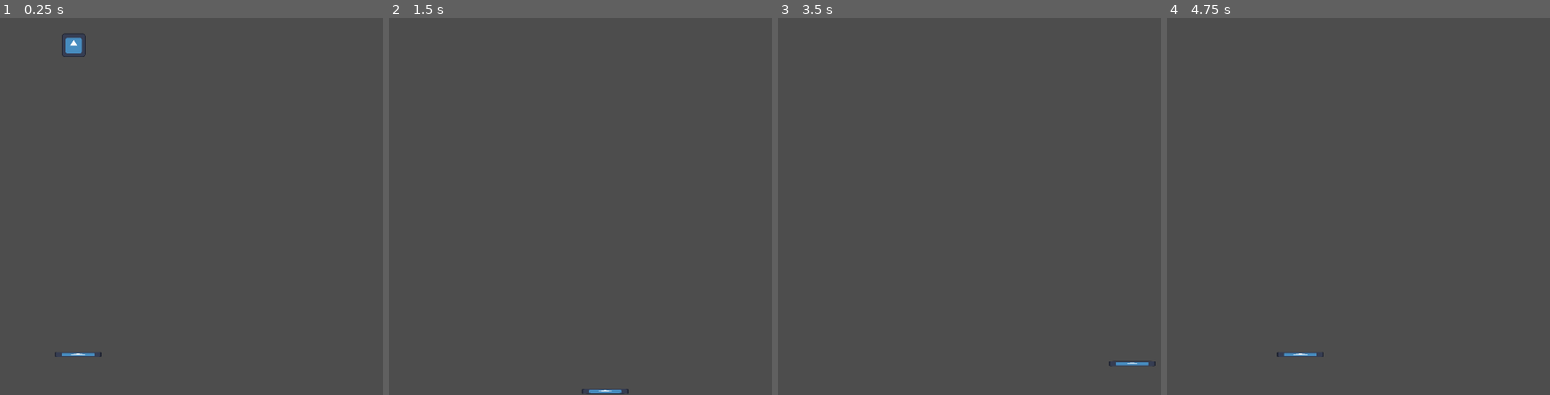
Above: before the commit, frames 1-4 (left to right).
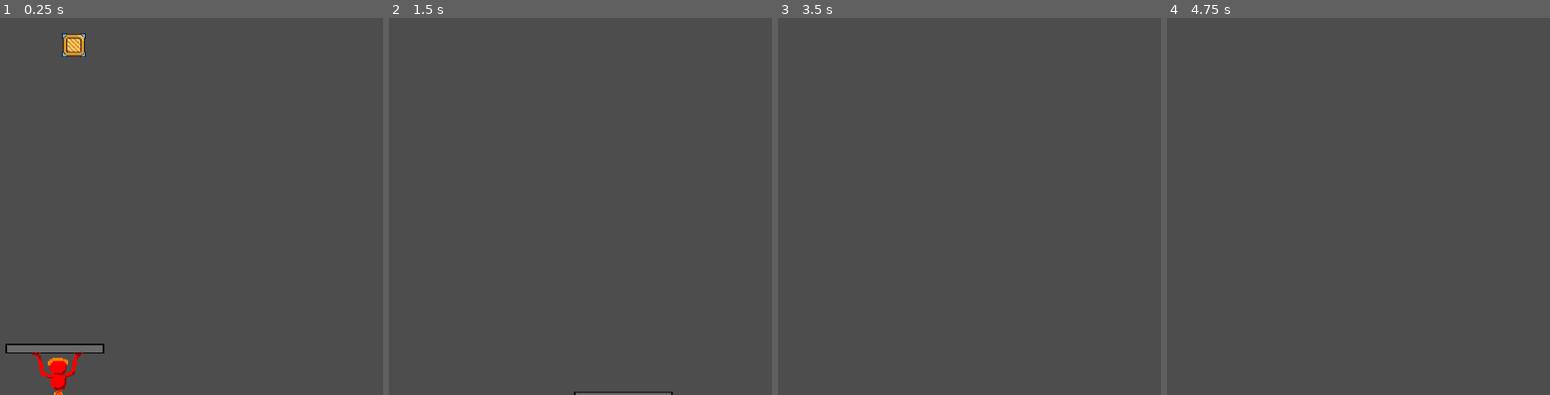
Above: after the commit, the same moments.

Repository: LuK4s09/BalanceBots
Game: Godot game, scene res://main.tscn
Two runs of this game, one before a commit and one after it. Both use one fixed random seed, a clock stepped at 60 frames per second and the inputs below. The engine's default icon, where the game draws it, is replaced by a stand-in: a white triangle on a blue panel in a dark square.
Inputs:
- Up to frame 1 (0.25 s): no input
- Up to frame 2 (1.5 s): hold D (right) 0.53-1.28 s; hold S (down) from 1.28 s (still down)
- Up to frame 3 (3.5 s): tap Enter at 2 s; release S (down) at 2.03 s; hold D (right) 2.03-2.78 s; tap Space at 2.75 s; hold W (up) from 2.78 s (still down)
- Up to frame 4 (4.75 s): tap Enter at 3.5 s; release W (up) at 3.53 s; hold A (left) from 3.53 s (still down); tap Space at 4.25 s

The runs differ from the first frame. In frame 1, 1.6% of the frame differs, in the area x 1-28%, y 3-100%; in frame 2, 0.3%; in frame 3, less than 0.1%; in frame 4, less than 0.1%.

Commit message:
adding first textures

Diff:
--- a/Bot.gd
+++ b/Bot.gd
@@ -1,6 +1,6 @@
 extends CharacterBody2D
 
-var SPEED = 500.0
+var SPEED = 650.0
 var min_y_position = 970
 
 func get_input():
--- a/Package.gd
+++ b/Package.gd
@@ -2,9 +2,8 @@
 
 # Called when the node enters the scene tree for the first time.
 func _ready():
-	pass
+	can_sleep = false
 	#prevents package from freezing in air
-	#can_sleep = false
 
 # Called every frame. 'delta' is the elapsed time since the previous frame.
 func _process(delta):
--- a/main.tscn
+++ b/main.tscn
@@ -1,11 +1,15 @@
-[gd_scene load_steps=7 format=3 uid="uid://m3asolprjd82"]
+[gd_scene load_steps=9 format=3 uid="uid://m3asolprjd82"]
 
 [ext_resource type="Script" path="res://Bot.gd" id="1_2616l"]
-[ext_resource type="Texture2D" uid="uid://i7cbv3lf4avw" path="res://icon.svg" id="2_i7ao5"]
+[ext_resource type="Texture2D" uid="uid://cn42f2ixmamav" path="res://botWip1.png" id="2_3odod"]
 [ext_resource type="Script" path="res://Package.gd" id="3_6ldhq"]
+[ext_resource type="Texture2D" uid="uid://bhmlvnmni1n1t" path="res://Kiste32x32.png" id="4_y08oa"]
 
 [sub_resource type="RectangleShape2D" id="RectangleShape2D_i3l3m"]
-size = Vector2(128, 16)
+size = Vector2(268, 28)
+
+[sub_resource type="PhysicsMaterial" id="PhysicsMaterial_hsrwn"]
+friction = 4.0
 
 [sub_resource type="RectangleShape2D" id="RectangleShape2D_pmq1d"]
 size = Vector2(64, 64)
@@ -16,36 +20,40 @@
 [node name="Main" type="Node2D"]
 
 [node name="Bot" type="CharacterBody2D" parent="."]
-position = Vector2(914, 970)
+position = Vector2(921, 960)
 collision_layer = 3
-collision_mask = 3
 motion_mode = 1
 platform_on_leave = 1
 script = ExtResource("1_2616l")
 
 [node name="BotCollisionShape2D" type="CollisionShape2D" parent="Bot"]
+position = Vector2(-70, -6)
 shape = SubResource("RectangleShape2D_i3l3m")
 metadata/_edit_lock_ = true
 
-[node name="Sprite2D" type="Sprite2D" parent="Bot"]
-position = Vector2(0, 1.90735e-05)
-scale = Vector2(1, 0.109375)
-texture = ExtResource("2_i7ao5")
+[node name="BotWip1" type="Sprite2D" parent="Bot"]
+texture_filter = 3
+position = Vector2(-65, 69)
+scale = Vector2(3.38136, 2.92647)
+texture = ExtResource("2_3odod")
 metadata/_edit_lock_ = true
 
 [node name="Package" type="RigidBody2D" parent="."]
 collision_layer = 2
 collision_mask = 2
+mass = 4.0
+physics_material_override = SubResource("PhysicsMaterial_hsrwn")
 script = ExtResource("3_6ldhq")
 
 [node name="BigPackage" type="CollisionShape2D" parent="Package"]
 position = Vector2(903, 101)
 shape = SubResource("RectangleShape2D_pmq1d")
 
-[node name="Sprite2D" type="Sprite2D" parent="Package/BigPackage"]
-position = Vector2(-1, -1.01328e-06)
-scale = Vector2(0.5, 0.5)
-texture = ExtResource("2_i7ao5")
+[node name="Kiste32x32" type="Sprite2D" parent="Package"]
+texture_filter = 3
+position = Vector2(903, 101)
+scale = Vector2(2, 2)
+texture = ExtResource("4_y08oa")
 metadata/_edit_lock_ = true
 
 [node name="Frame" type="StaticBody2D" parent="."]
Binary file added: Kiste32x32.png
Not shown, added: Kiste32x32.png.import
Binary file added: botWip1.png
Not shown, added: botWip1.png.import
